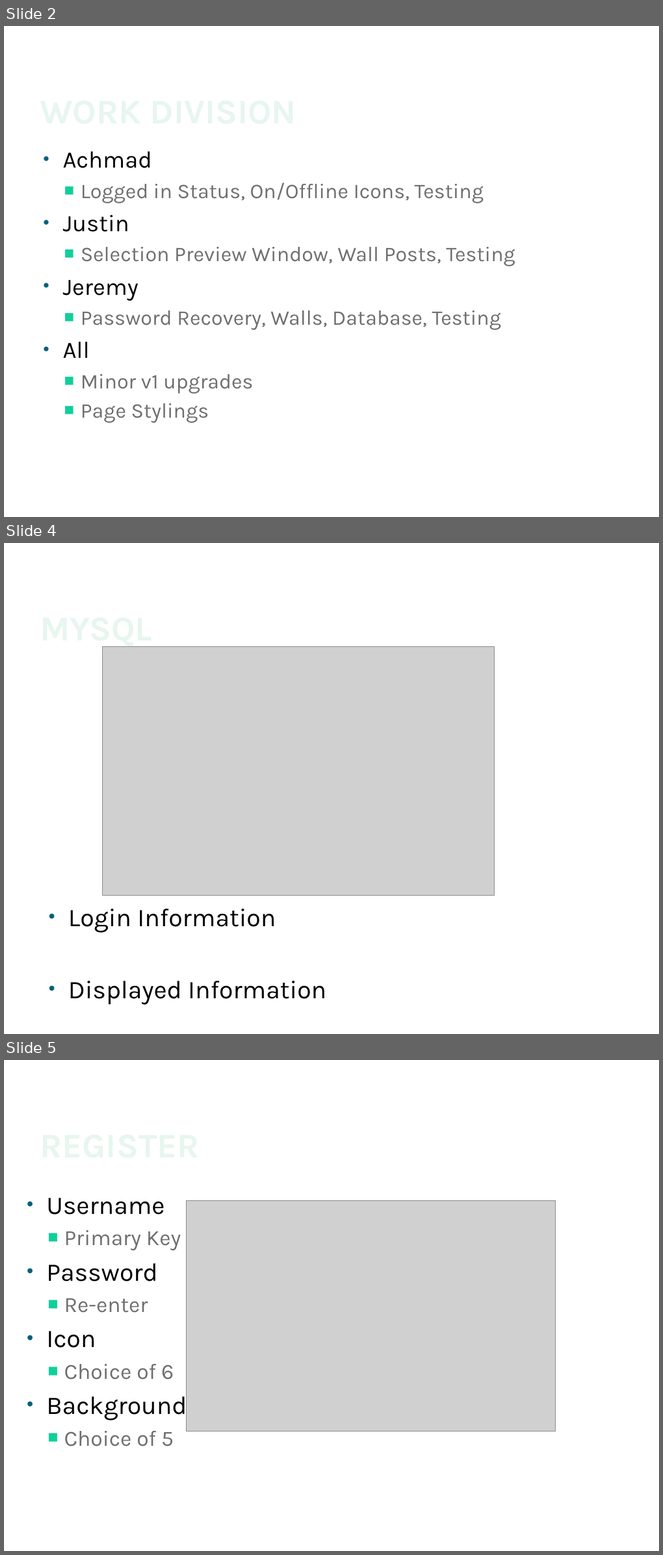
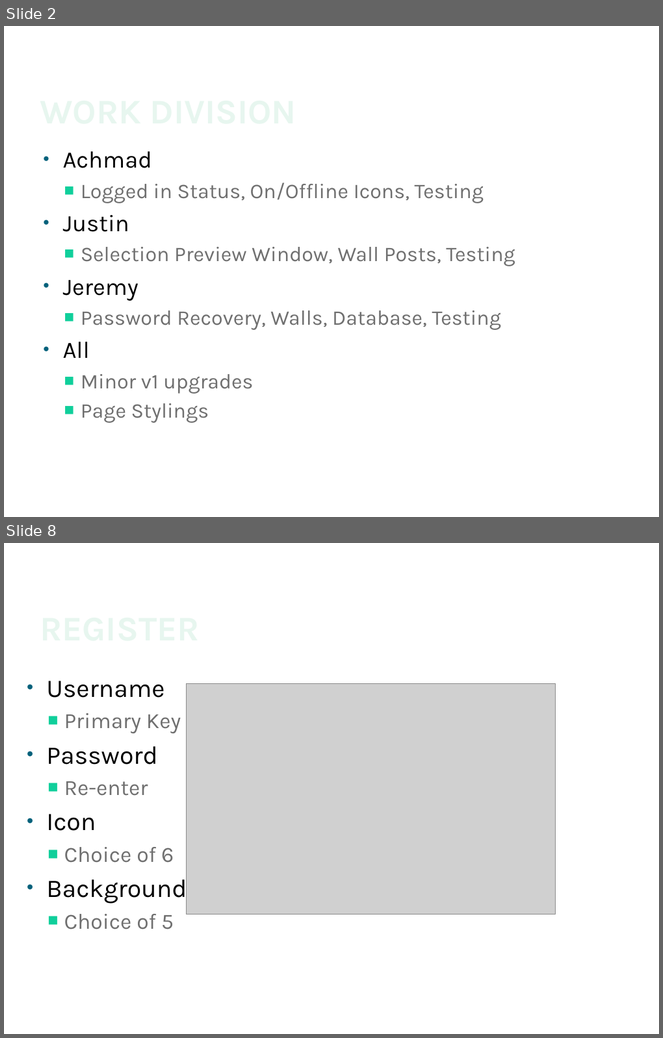
Before and after one commit to JaySao/FaceSpace, a slide deck: Facespace.pptx. Shown one above the other, each under a label of ours: slides 2, 4 and 5 before the commit, slides 2 and 8 after it; the slides between them are not shown. The pictures are 663x1555 and 663x1038 pixels, drawn with LibreOffice and Linux fonts; fonts in the diff are those of the drawing; grey boxes stand for pictures; background and template pictures are left out. Boxes give left, top, right and bottom in pixels: in the first picture for what was removed or moved away, otherwise in the second. Text is boxed around its words. In the diff, an @@ line names an element or a change of style, - is before the commit and + after.

```diff
--- a/Facespace.pptx
+++ b/Facespace.pptx
@@ slide 4 removed at (x1=4, y1=543, x2=659, y2=1034), background #FFFFFF @@
@@ title removed at (x1=40, y1=646, x2=152, y2=649) @@
-MYSQL
@@ picture removed at (x1=102, y1=646, x2=494, y2=895) @@
@@ text removed at (x1=68, y1=909, x2=326, y2=1005) @@
-• Login Information
-• Displayed Information
@@ what was slide 5 is now slide 8 @@
```
Also in this commit, not shown: 3 slides changed, 10 slides added, 1 other slide removed, 2 other files.
